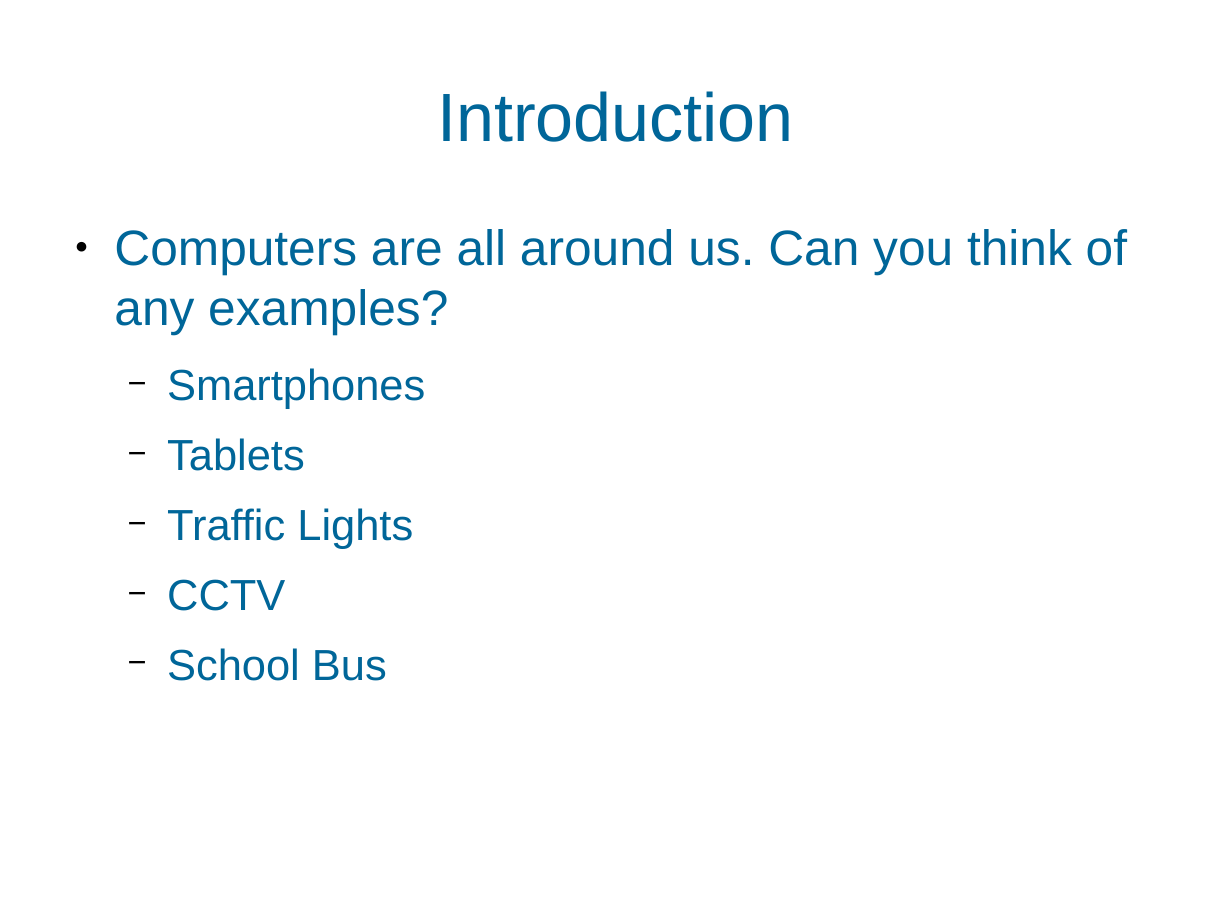
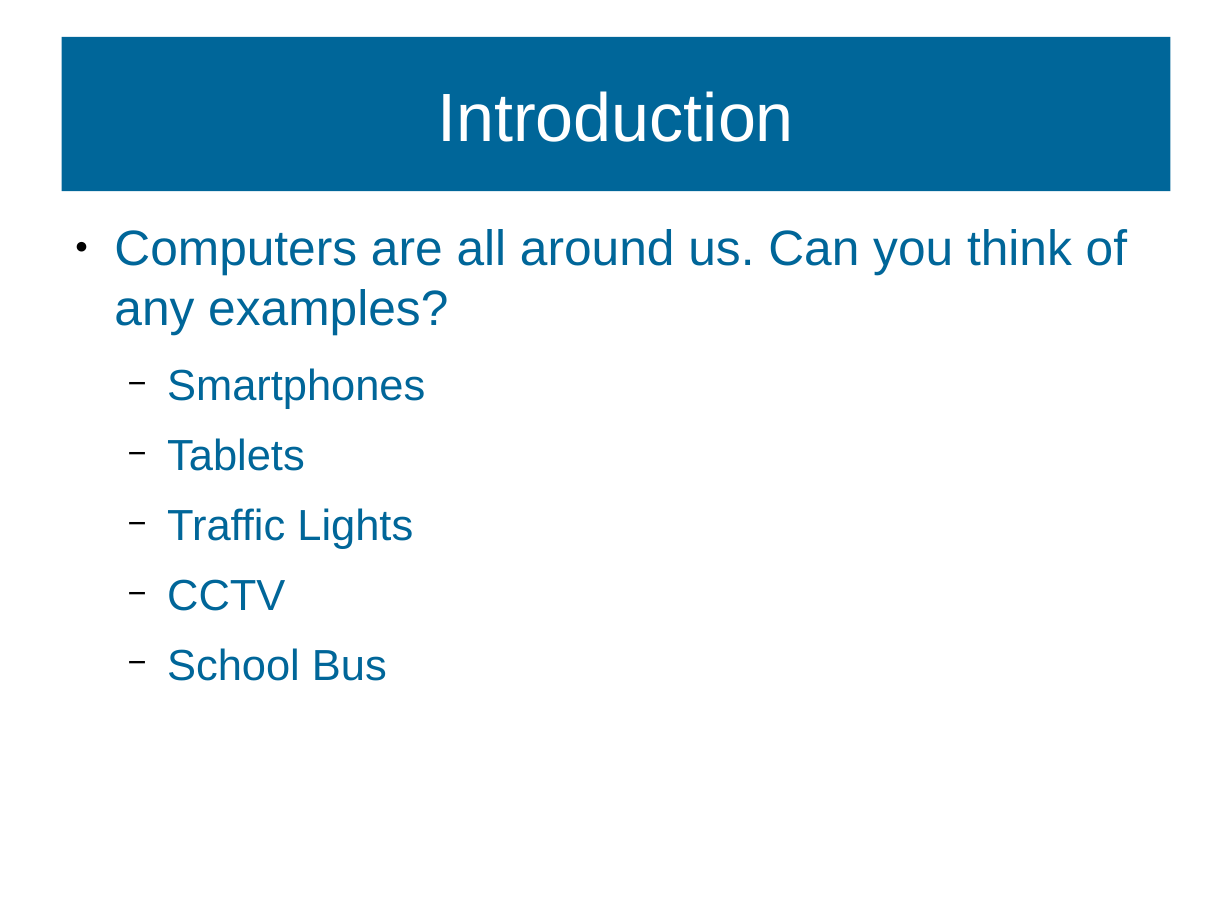
Before and after one commit to MarkGadsby/TeachingNotes, a slide deck: slide 2 of GeneralTextFiles/Markdown_BSC_Notes/Slides_HoneyCombe.odp. Drawn at 1232x924 pixels with LibreOffice and Linux fonts; fonts in the diff are those of the drawing; background and template pictures are left out. Boxes give left, top, right and bottom in pixels: in the first picture for what was removed or moved away, otherwise in the second. Text is boxed around its words. In the diff, an @@ line names an element or a change of style, - is before the commit and + after.

```diff
--- a/GeneralTextFiles/Markdown_BSC_Notes/Slides_HoneyCombe.odp
+++ b/GeneralTextFiles/Markdown_BSC_Notes/Slides_HoneyCombe.odp
@@ title "Introduction": place and size @@
-title "Introduction" at [437,91,794,142]
+title "Introduction" at [61,37,1171,191]
@@ title "Introduction" at [61,37,1171,191]: text colour #006699 to #FFFFFF; fill none to #006699 @@
```
Also in this commit, not shown: 9 other slides changed, 4 slides added, 1 slide removed, 3 other files.
